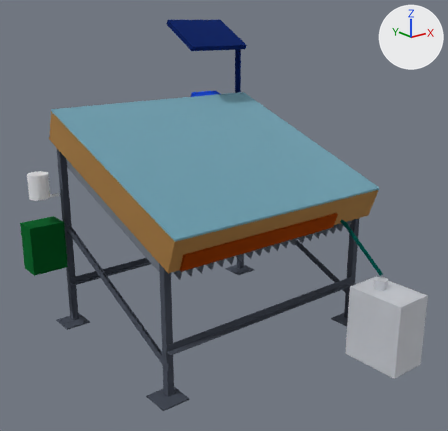
The glTF model media/model.glb as it was, and as the next commit left it.
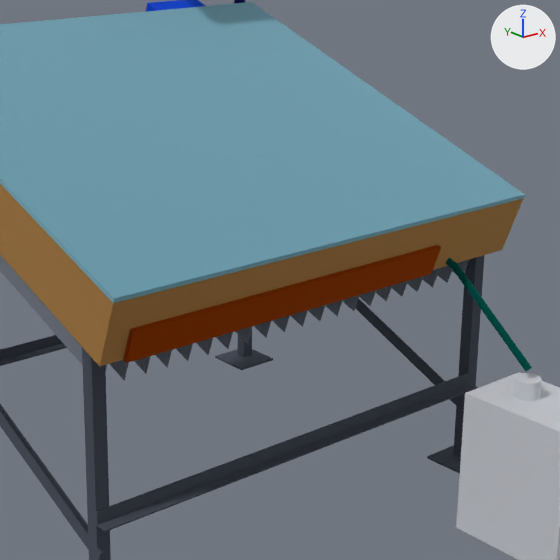
Each version appears first whole from a 50 mm lens placed at (-1.67, -2.2, 1.4), pointed at (-0.07, -0.2, 0.6), and next in a close-up on the part from 26% to 89% of the width and 21% to 86% of the height. Every picture has the same lights, and +X, +Y and +Z are marked at upper right. The first two pictures are the older version. Where no turn or scale is listed for an object, it has been applied to the vertices. Vertices at exactly the same position are counted once.

The first close-up shows 'Collection bottle, 10 L', 'Condensate gutter and drain tube', 'Condenser plate with fins', 'Glazing lid, twin-wall polycarbonate', 'Insulated box walls', 'Night fan and outlet flap, 12 V', 'Stand, galvanized steel angle', 'Vent flap, south inlet'.
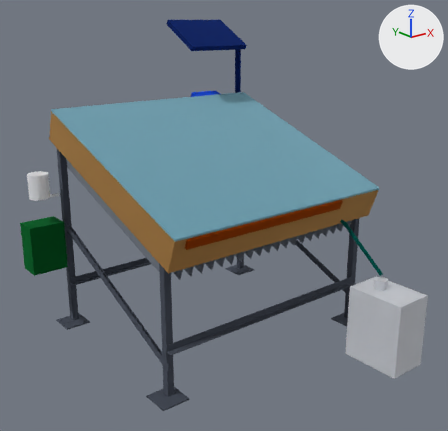
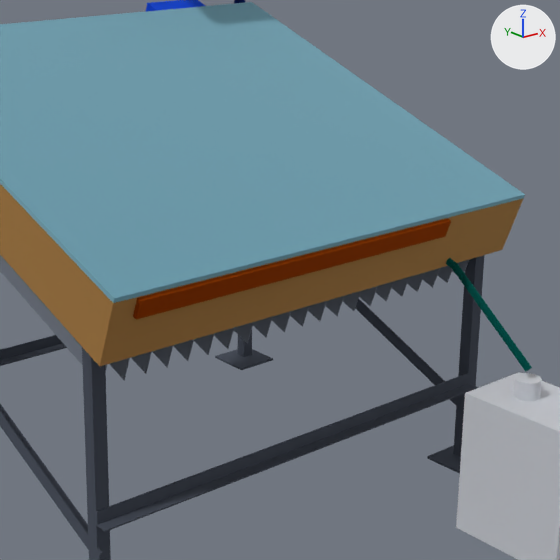
What differs and where, as boxes [x1, y1, x2, y2] in the close-ups (560 x 560 px):
```json
{"object": "Vent flap, south inlet", "change": "recoloured, reshaped, moved", "before": [123, 245, 441, 363], "after": [133, 218, 451, 320], "on screen": "13% shorter"}
```

Scene script edits in JSON lines:
```json
{"op": "set", "path": "mat_mat_6.base_color", "old": "(0.00478, 0.181, 0.156)", "new": "(0.332, 0.366, 0.429)", "note": "dark cyan #0f766e -> grey #9ca3af"}
{"op": "set", "path": "mat_mat_9.base_color", "old": "(0.0185, 0.125, 0.831)", "new": "(0.456, 0.0865, 0.00273)", "note": "blue #2563eb -> orange #b45309"}
{"block": "me_condenser_plate_with_fins", "where": "me_condenser_plate_with_fins.from_pydata(...)  # 176 vertices, 348 faces; spans x -0.54..0.54, y -0.476..0.452, z -0.211..0.21"}
{"op": "remove", "block": "me_condenser_plate_with_fins", "code": "me_condenser_plate_with_fins.materials.append(mat_mat_5)  # grey #9ca3af"}
{"op": "add", "block": "me_condenser_plate_with_fins", "code": "me_condenser_plate_with_fins.materials.append(mat_mat_6)  # grey #9ca3af"}
{"block": "me_vent_flap__south_inlet", "where": "# used by ob_vent_flap__south_inlet; location = (-0.1, -0.5, 0.578)"}
{"block": "me_vent_flap__south_inlet", "where": "# before: 0 (-0.4, 0.007, -0.035) at pixel (126, 363), 1 (-0.4, -0.017, 0.031) at pixel (133, 332), 2 (-0.4, 0.017, -0.031) at pixel (123, 359), 3 (-0.4, -0.007, 0.035) at pixel (130, 328), 4 (0.4, 0.007, -0.035) at pixel (431, 273)"}
{"block": "me_vent_flap__south_inlet", "where": "# before: 5 (0.4, -0.017, 0.031) at pixel (441, 247), 6 (0.4, 0.017, -0.031), 7 (0.4, -0.007, 0.035) at pixel (438, 244)"}
{"op": "remove", "block": "me_vent_flap__south_inlet", "code": "me_vent_flap__south_inlet.from_pydata(...)  # 8 vertices, 12 faces; spans x -0.4..0.4, y -0.017..0.017, z -0.035..0.035"}
{"op": "remove", "block": "me_vent_flap__south_inlet", "code": "me_vent_flap__south_inlet.materials.append(mat_mat_8)  # orange #b45309"}
{"op": "add", "block": "me_vent_flap__south_inlet", "code": "me_vent_flap__south_inlet.from_pydata(...)  # 8 vertices, 12 faces; spans x -0.4..0.4, y -0.012..0.012, z -0.021..0.021"}
{"block": "me_vent_flap__south_inlet", "change": "me_vent_flap__south_inlet part 1"}
{"op": "add", "block": "me_vent_flap__south_inlet", "code": "for i in [0, 2, 4, 6]: me_vent_flap__south_inlet.vertices[i].co += Vector((0.0, -0.005, 0.014))"}
{"op": "add", "block": "me_vent_flap__south_inlet", "code": "for i in [1, 3, 5, 7]: me_vent_flap__south_inlet.vertices[i].co += Vector((0.0, 0.005, -0.014))"}
{"op": "add", "block": "me_vent_flap__south_inlet", "code": "me_vent_flap__south_inlet.materials.append(mat_mat_9)  # orange #b45309"}
{"op": "set", "path": "ob_vent_flap__south_inlet.location", "old": "(-0.1, -0.5, 0.578)", "new": "(-0.1, -0.529, 0.656)"}
```
